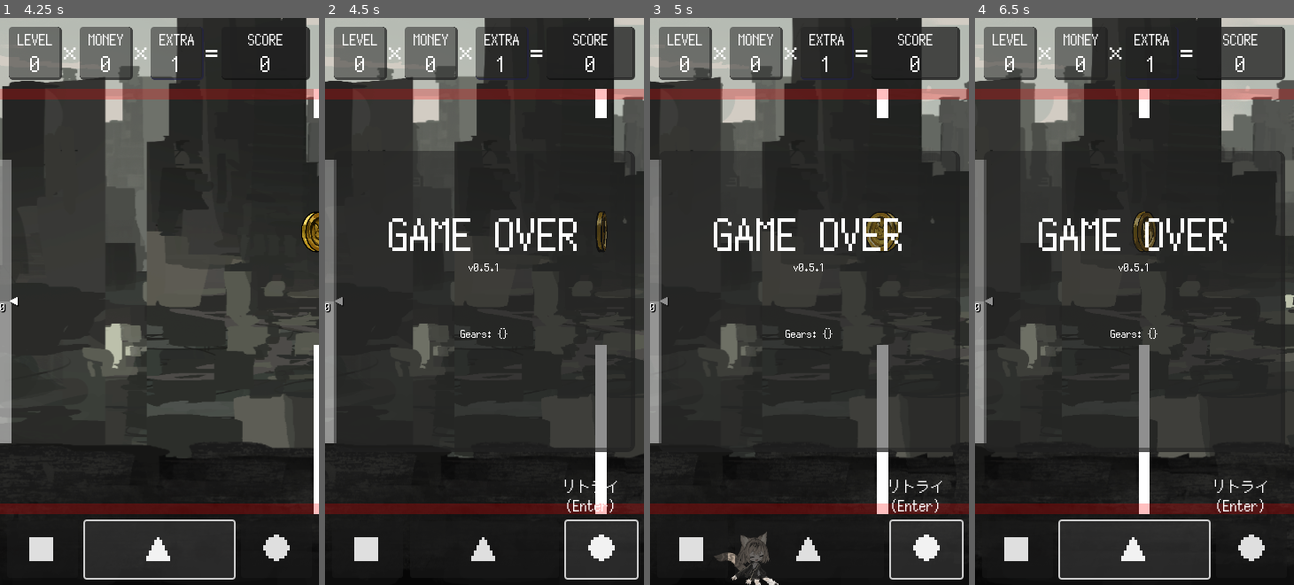
Above: before the commit, frames 1-4 (left to right).
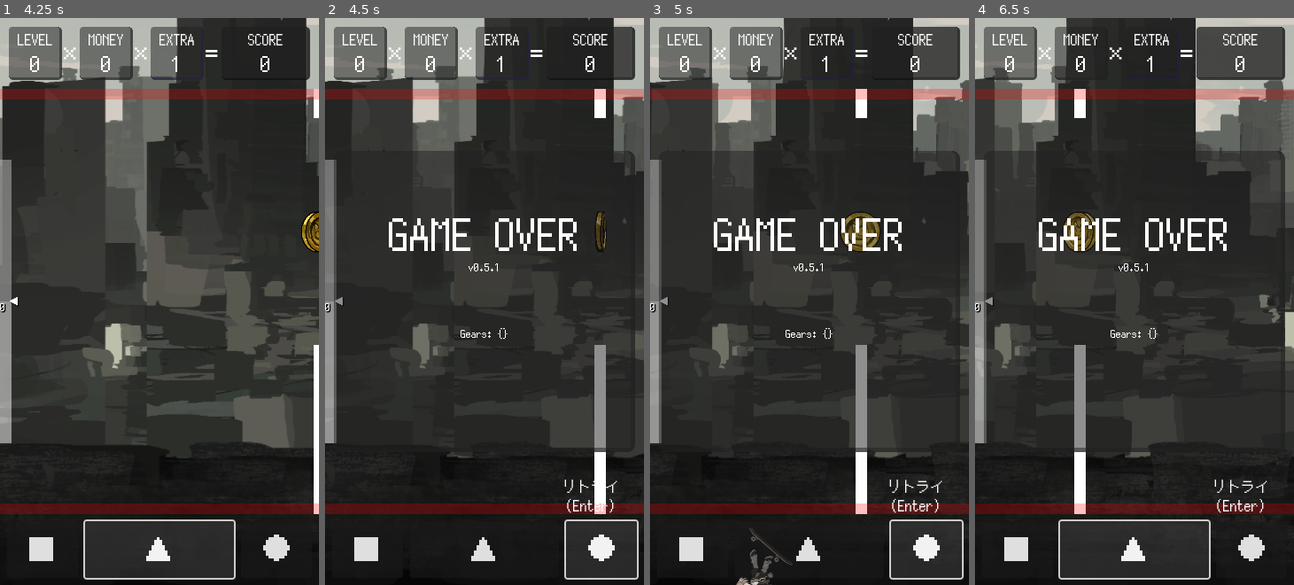
Above: after the commit, the same moments.

Repository: kamikoloss/gabsurf
Game: Godot game, scene res://scenes/main.tscn
Two runs of this game, one before a commit and one after it. Both use one fixed random seed, a clock stepped at 60 frames per second and the inputs below. Sound files missing from this copy of the repository are replaced by a short silence.
Inputs:
- Up to frame 1 (4.25 s): click "■" at 0.5 s; click "▲" at 1.25 s; click "●" at 2 s; click "■" at 2.75 s; click "▲" at 3.5 s
- Up to frame 2 (4.5 s): click "●" at 4.25 s
- Up to frame 3 (5 s): no input
- Up to frame 4 (6.5 s): click "■" at 5 s; click "▲" at 5.75 s

Frame 1 is identical in both runs. In frame 2, 0.3% of the frame differs, in the area x 84-91%, y 0-88%; in frame 3, 6.9%; in frame 4, 12%, in the area x 0-100%, y 0-88%.

Commit message:
Stage Shop 実装 (途中)

Diff:
--- a/scripts/game.gd
+++ b/scripts/game.gd
@@ -5,10 +5,12 @@
 @export var _hero_anti_damage_bar: TextureProgressBar
 
 
-const SLOW_SPEED_SHOP = 0.6 # Shop に入ったときに何倍速のスローになるか
-const SLOW_DURATION_SHOP = 1.0 # Shop に入ったときに何秒かけてスローになるか
+const SLOW_SPEED_GEAR_SHOP = 0.6 # Gear Shop に入ったときに何倍速のスローになるか
+const SLOW_DURATION_GEAR_SHOP = 1.0 # Gear Shop に入ったときに何秒かけてスローになるか
+const SLOW_SPEED_STAGE_SHOP = 0.4 # Stage Shop に入ったときに何倍速のスローになるか
+const SLOW_DURATION_STAGE_SHOP = 2.0 # Stage Shop に入ったときに何秒かけてスローになるか
 const SLOW_SPEED_GAMEOVER = 0.2 # ゲームオーバー時に何倍速のスローになるか
-const SLOW_DURATION_GAMEOVER = 1.0 # ゲームオーバー時に何秒かけてスローになるか
+const SLOW_DURATION_GAMEOVER = 3.0 # ゲームオーバー時に何秒かけてスローになるか
 const GATE_GAP_STEP = 16 # Gate が難易度上昇で何 px ずつ狭くなっていくか
 const LEVEL_BASE = 1 # Gate 通過時に Level に加算される値
 const DAMAGED_ANTI_DAMAGE_DURATION = 1.0 # Hero が被ダメージ時に何秒間無敵になるか
@@ -23,6 +25,8 @@
 
 func _ready():
 	Global.state_changed.connect(_on_state_changed)
+	Global.rank_changed.connect(_on_rank_changed)
+	Global.stage_changed.connect(_on_stage_changed)
 	Global.ui_jumped.connect(_on_ui_jumped)
 	Global.ui_paused.connect(_on_ui_paused)
 	Global.ui_retried.connect(_on_ui_retried)
@@ -53,6 +57,7 @@
 		# ゲーム中
 		Global.State.ACTIVE:
 			print("---------------- ACTIVE ----------------")
+			Engine.time_scale = 1.0
 			get_tree().paused = false
 		# ポーズ中
 		Global.State.PAUSED:
@@ -64,6 +69,15 @@
 			_enter_slow(SLOW_SPEED_GAMEOVER, SLOW_DURATION_GAMEOVER)
 
 
+func _on_rank_changed(from):
+	pass
+
+
+func _on_stage_changed(from):
+	# TODO: 背景を変更する
+	pass
+
+
 func _on_ui_jumped():
 	# タイトル or ポーズ中 -> ゲーム中
 	var states = [Global.State.TITLE, Global.State.PAUSED]
@@ -119,9 +133,11 @@
 
 func _on_hero_touched_gear(gear):
 	var _cost = Gear.gear_info[gear]["c"] * Global.MONEY_RATIO
+
+	# 所持金が足りない場合: 買えない
 	if Global.money < _cost:
-		# 所持金が足りない場合: 買えない
 		print("[Game] try to get gear, but no money!! (money: {0}, cost: {1})".format([Global.money, _cost]))
+	# 所持金が足りる場合
 	else:
 		Global.money -= _cost
 		Global.shop_through_count = 0
@@ -157,7 +173,7 @@
 	if Global.state == Global.State.ACTIVE:
 		Global.shop_through_count += 1 # Gear を取得したら 0 に戻す
 
-		_enter_slow(SLOW_SPEED_SHOP, SLOW_DURATION_SHOP)
+		_enter_slow(SLOW_SPEED_GEAR_SHOP, SLOW_DURATION_GEAR_SHOP)
 
 
 func _on_hero_exited_shop():
@@ -166,7 +182,7 @@
 			# TODO: メッセージ表示
 			Global.money += Global.shop_through_count * Global.MONEY_RATIO
 
-		_exit_slow(SLOW_DURATION_SHOP)
+		_exit_slow(SLOW_DURATION_GEAR_SHOP)
 
 
 func _on_enemy_dead():
--- a/scripts/global.gd
+++ b/scripts/global.gd
@@ -14,8 +14,9 @@
 signal ui_paused # ポーズボタンを押したとき
 signal ui_retried # リトライボタンを押したとき
 
-signal hero_got_level # Level に触れたとき
-signal hero_got_money # Money に触れたとき
+signal hero_got_stage # Stage を取得したとき
+signal hero_got_level # Level を取得したとき
+signal hero_got_money # Money を取得したとき
 signal hero_touched_gear # Gear に触れたとき (まだ取得していない)
 signal hero_got_gear # Gear を取得したとき
 signal hero_damaged # ダメージを受けたとき
@@ -53,10 +54,16 @@
 }
 
 
+const STAGE_TARGET_RANK = [ # Stage ごとの目標 Rank
+	null,
+	Global.Rank.GREEN, # Stage 1
+	Global.Rank.RED, # Stage 2
+	Global.Rank.GOLD, # Stage 3
+]
+
 const MONEY_RATIO = 5 # Money の係数
 const LIFE_MAX = 3 # Life の最大数
 const HERO_MOVE_VELOCITY_DEFAULT = 200 # Hero の移動速度のデフォルト値 (px/s)
-const GATE_GAP_BASE = 256 # Gate の開きのデフォルト値 (px)
 
 
 var state: State = State.NONE:
@@ -91,6 +98,7 @@
 		stage = value
 		print("[Global] stage is changed. ({0} -> {1})".format([_from, value]))
 		stage_changed.emit(_from)
+var stage_number: int = -1
 
 var level: int = -1:
 	get:
@@ -136,9 +144,9 @@
 			return
 		var _from = score
 		score = value
-		print("[Global] score is changed. ({0} -> {1})".format([_from, value]))
+		#print("[Global] score is changed. ({0} -> {1})".format([_from, value]))
 		score_changed.emit(_from)
-		rank = _calc_game_rank()
+		rank = _calc_rank()
 
 var life: int = -1:
 	get:
@@ -148,13 +156,13 @@
 			return
 		var _from = life
 		life = value
-		print("[Global] life is changed. ({0} -> {1})".format([_from, value]))
+		#print("[Global] life is changed. ({0} -> {1})".format([_from, value]))
 		life_changed.emit(_from)
-
 
 var can_hero_jump: bool = true # Hero がジャンプできるかどうか キーボード操作のときだけ確認する
 var is_hero_anti_damage: bool = false # Hero が無敵状態かどうか
 var hero_move_velocity: int = HERO_MOVE_VELOCITY_DEFAULT # Hero の横移動の速度 (px/s)
+
 var gate_gap_diff: int = 0 # Gate の開きの差 (px) マイナスで狭くなる
 var shop_through_count: int = 0 # Shop を連続何回スルーしたか
 
@@ -167,6 +175,7 @@
 	state = State.TITLE
 	rank = Rank.WHITE
 	stage = Stage.A
+	stage_number = 1
 	level = 0
 	money = 0
 	extra = 1
@@ -180,8 +189,8 @@
 	shop_through_count = 0
 
 
-# 現在の GameRank を計算する
-func _calc_game_rank():
+# 現在の Rank を計算する
+func _calc_rank():
 	if score < 1_000:
 		return Rank.WHITE
 	elif 1_000 <= score and score < 10_000:
--- a/scripts/hero.gd
+++ b/scripts/hero.gd
@@ -154,11 +154,11 @@
 			Global.hero_damaged.emit()
 
 	if area.is_in_group("Level"):
-		print("[Hero] got level.")
+		#print("[Hero] got level.")
 		Global.hero_got_level.emit()
 
 	if area.is_in_group("Money"):
-		print("[Hero] got money.")
+		#print("[Hero] got money.")
 		area.queue_free()
 		Global.hero_got_money.emit()
 
@@ -167,7 +167,7 @@
 		Global.hero_entered_shop.emit()
 
 	if area.is_in_group("Gear"):
-		# TODO: get_node を滅ぼしたい
+		# TODO: toucheble_area クラスにギア番号を持たせて get_node を滅ぼす
 		var _shop = area.get_node("../../")
 		var _is_gear_a = area.global_position.y < 320
 		var _gear = _shop.gear["a"] if _is_gear_a else _shop.gear["b"]
--- a/scripts/shop_panel.gd
+++ b/scripts/shop_panel.gd
@@ -17,6 +17,7 @@
 
 func _ready():
 	Global.hero_got_gear.connect(_on_hero_got_gear)
+
 	_icon.visible = false
 	_title_label.visible = false
 	_desc_label.visible = false
@@ -32,6 +33,7 @@
 	_desc_label.visible = true
 	_cost_label.visible = true
 	_max_label.visible = true
+
 	_icon.texture = gear_info["icon"]
 	_title_label.text = gear_info["title"]
 	_desc_label.text = gear_info["desc"]
--- a/scripts/spawner.gd
+++ b/scripts/spawner.gd
@@ -11,11 +11,13 @@
 const ENEMY_SPAWN_COOLTIME_DEFAULT = 3.0 # 敵が何秒ごとに出現するかの基準値
 
 
-var _is_shop_spawned = false # 現在 Shop が出現しているかどうか
-var _is_shop_respawned = false # 直近で Shop が再出現したかどうか
-var _shop_counter = 0 # Shop がトータルで何回出現したか
-var _money_counter_shop = 0 # Money を取得するたびに 1 増加する (Shop が出現したら 0 に戻す)
-var _money_counter_shop_quota = 3 # Money を何回取るたびに Shop が出現するか
+var _is_gear_shop_spawned = false # 現在 Gear Shop が出現しているかどうか
+var _is_gear_shop_respawned = false # 直近で Gear Shop が再出現したかどうか
+var _gear_shop_counter = 0 # Gear Shop がトータルで何回出現したか
+var _money_counter_gear_shop = 0 # Money を取得するたびに 1 増加する (Gear Shop が出現したら 0 に戻す)
+var _money_counter_gear_shop_quota = 3 # Money を何回取るたびに Gear Shop が出現するか
+
+var _is_stage_shop_spawned = false # 現在 Stage Shop が出現しているかどうか
 
 var _is_spawn_gate = false # Gate が出現するかどうか
 var _gate_spawn_cooltime = 2.0 # 何秒ごとに Gate が出現するか
@@ -32,6 +34,7 @@
 
 func _ready():
 	Global.state_changed.connect(_on_state_changed)
+	Global.rank_changed.connect(_on_rank_changed)
 	Global.hero_got_money.connect(_on_hero_got_money)
 	Global.hero_got_gear.connect(_on_hero_got_gear)
 	Global.hero_exited_shop.connect(_on_hero_exited_shop)
@@ -43,11 +46,12 @@
 
 
 func _on_state_changed(from):
-	# ACTIVE (ポーズから再開したとき)
-	# Shop が出現していないなら Gate と Enemy を出現させる
+	# ACTIVE
+	# Gear Shop も Stage Shop も出現していないなら Gate と Enemy を出現させる
 	if Global.state == Global.State.ACTIVE:
-		_is_spawn_gate = !_is_shop_spawned
-		_is_spawn_enemy = !_is_shop_spawned
+		var _is_spawnable = !_is_gear_shop_spawned and !_is_stage_shop_spawned
+		_is_spawn_gate = _is_spawnable
+		_is_spawn_enemy = _is_spawnable
 	# ACTIVE 以外
 	# Gate と Enemy を生成しない
 	else:
@@ -55,15 +59,24 @@
 		_is_spawn_enemy = false
 
 
+func _on_rank_changed(from):
+	var _target_rank = Global.STAGE_TARGET_RANK[Global.stage_number]
+
+	# Rank が Stage Shop 出現の条件に達した場合: Stage Shop を出現させる
+	if (Global.rank == _target_rank):
+		Global.stage_number += 1
+		_spawn_stage_shop()
+
+
 func _on_hero_got_money():
-	_money_counter_shop += 1
+	_money_counter_gear_shop += 1
 
-	# Money の取得回数が Shop 出現の規定回数に達した場合
-	if _money_counter_shop_quota <= _money_counter_shop:
-		_money_counter_shop = 0
+	# Money の取得回数が Gear Shop 出現の条件に達した場合: Gear Shop を出現させる
+	if _money_counter_gear_shop_quota <= _money_counter_gear_shop:
+		_money_counter_gear_shop = 0
 
 		if !Gear.my_gears.has(Gear.GearType.NOS):
-			_spawn_shop()
+			_spawn_gear_shop()
 
 
 func _on_hero_got_gear(gear):
@@ -77,17 +90,17 @@
 
 
 func _on_hero_exited_shop():
-	_is_shop_spawned = false # 厳密にはまだ存在するがもう存在しない扱いとする
+	_is_gear_shop_spawned = false # 厳密にはまだ存在するがもう存在しない扱いとする
 	_is_spawn_gate = true
 	_is_spawn_enemy = true
 
 	# SPR 所持 and ショップをスルーした and 再出現ではない 場合: Shop が再出現する
-	if Gear.my_gears.has(Gear.GearType.SPR) and 0 < Global.shop_through_count and !_is_shop_respawned:
-		_spawn_shop()
-		_is_shop_respawned = true
+	if Gear.my_gears.has(Gear.GearType.SPR) and 0 < Global.shop_through_count and !_is_gear_shop_respawned:
+		_spawn_gear_shop()
+		_is_gear_shop_respawned = true
 	# Shop が再出現しなかった場合: フラグを更新する
 	else:
-		_is_shop_respawned = false
+		_is_gear_shop_respawned = false
 
 
 # Gate を生成しつづける (_process 内で呼ぶ)
@@ -120,7 +133,7 @@
 	_gate.height_diff += height_diff
 	_gate.set_money = set_money
 	add_child(_gate)
-	print("[Spawner] spawned a gate.")
+	#print("[Spawner] spawned a gate.")
 
 
 # Enemy を生成しつづける (_process 内で呼ぶ)
@@ -144,19 +157,32 @@
 	_enemy.global_position.x += (get_viewport().get_camera_2d().global_position.x + 400)
 	_enemy.global_position.y += (_height_diff + 320)
 	add_child(_enemy)
-	print("[Spawner] spawned a enemy.")
+	#print("[Spawner] spawned a enemy.")
 
 
-# Shop を生成する
-func _spawn_shop():
-	_is_shop_spawned = true
+# Gear Shop を生成する
+func _spawn_gear_shop():
+	_is_gear_shop_spawned = true
 	_is_spawn_gate = false
 	_is_spawn_enemy = false
-	_shop_counter += 1
+	_gear_shop_counter += 1
 
 	var _shop = _shop_scene.instantiate()
 	_shop.global_position.x += (get_viewport().get_camera_2d().global_position.x + 800)
-	_shop.number = _shop_counter
+	_shop.number = _gear_shop_counter
 	add_child(_shop)
 	_shop.initialize_gear()
-	print("[Spawner] spawned a shop.")
+	print("[Spawner] spawned a gear shop.")
+
+
+# Stage Shop を生成する
+func _spawn_stage_shop():
+	_is_stage_shop_spawned = true
+	_is_spawn_gate = false
+	_is_spawn_enemy = false
+
+	var _shop = _shop_scene.instantiate()
+	_shop.global_position.x += (get_viewport().get_camera_2d().global_position.x + 800)
+	add_child(_shop)
+	_shop.initialize_stage()
+	print("[Spawner] spawned a stage shop.")
